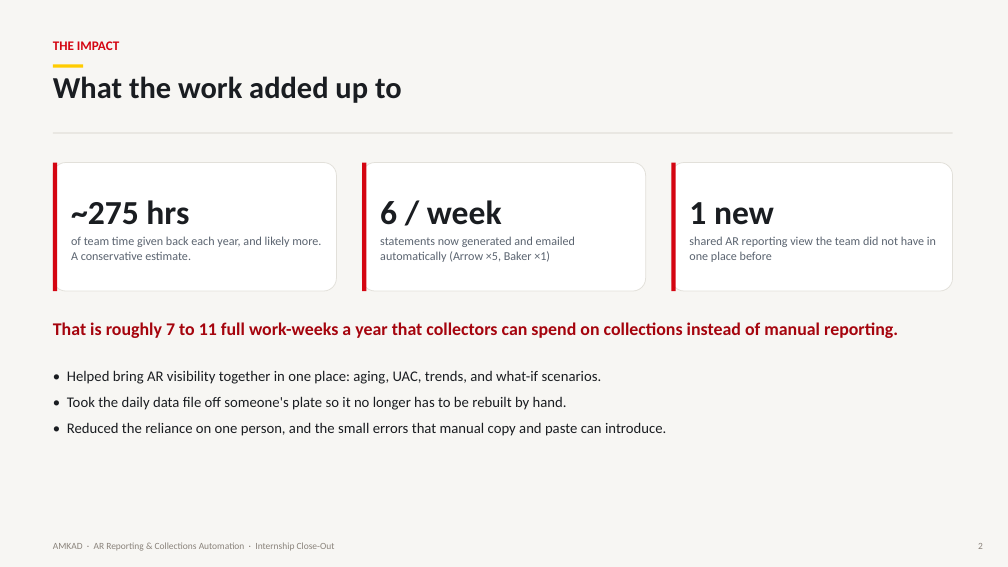
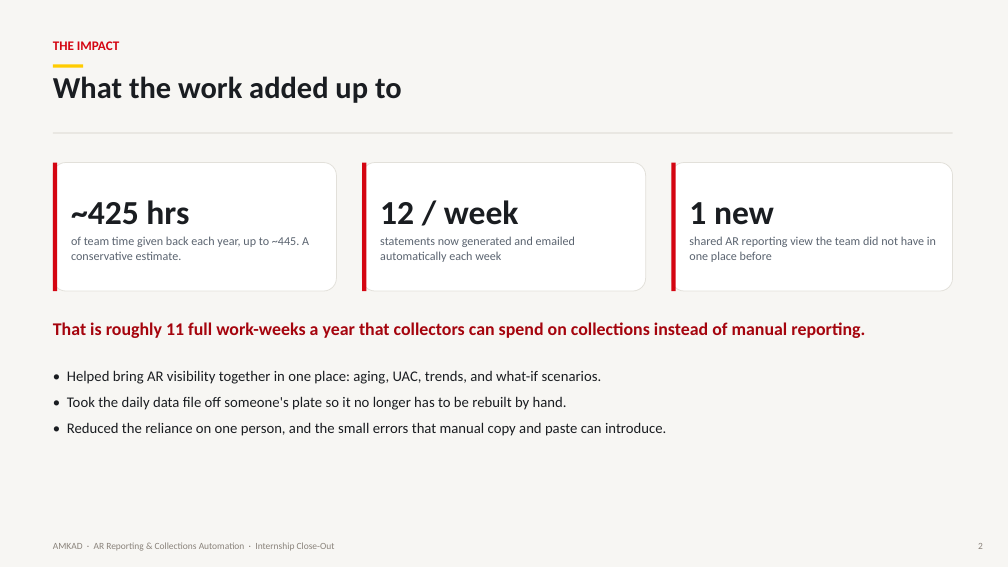
Before and after one commit to jkadadihi/Power-BI-, a slide deck: slide 2 of docs/AMKAD_Internship_Presentation.pptx. Drawn at 1008x567 pixels with LibreOffice and Linux fonts; fonts in the diff are those of the drawing. Boxes give left, top, right and bottom in pixels: in the first picture for what was removed or moved away, otherwise in the second. Text is boxed around its words. In the diff, an @@ line names an element or a change of style, - is before the commit and + after.

```diff
--- a/docs/AMKAD_Internship_Presentation.pptx
+++ b/docs/AMKAD_Internship_Presentation.pptx
@@ text at (71, 200, 309, 260): text changed @@
-~275 hrs
-of team time given back each year, and likely more. A conservative estimate.
+~425 hrs
+of team time given back each year, up to ~445. A conservative estimate.
@@ text at (380, 200, 575, 262): text changed @@
-6 / week
-statements now generated and emailed automatically (Arrow ×5, Baker ×1)
+12 / week
+statements now generated and emailed automatically each week
@@ text at (53, 322, 865, 338): text changed @@
-That is roughly 7 to 11 full work-weeks a year that collectors can spend on collections instead of manual reporting.
+That is roughly 11 full work-weeks a year that collectors can spend on collections instead of manual reporting.
```
Also in this commit, not shown: 2 other slides changed, 1 other file.
